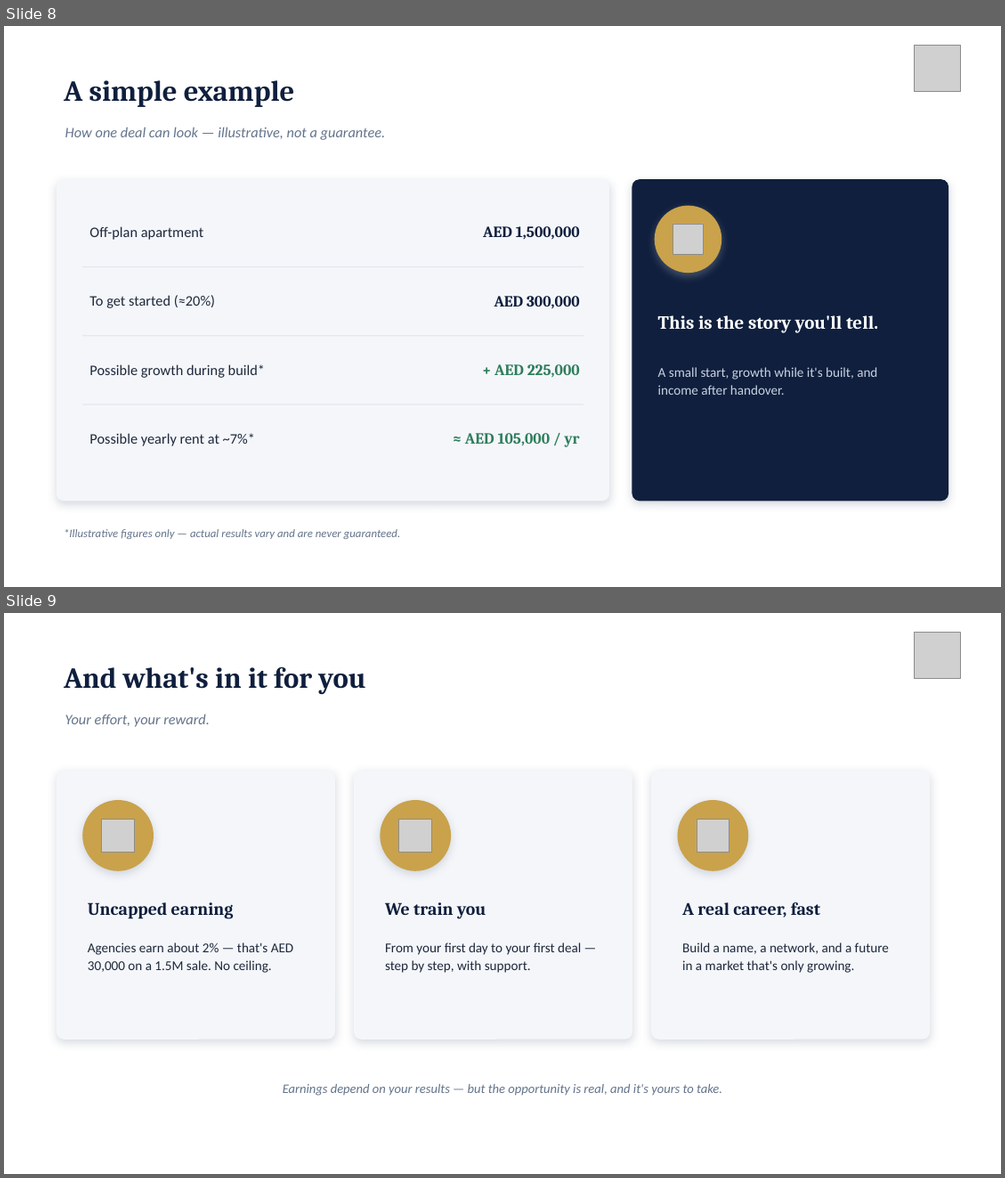
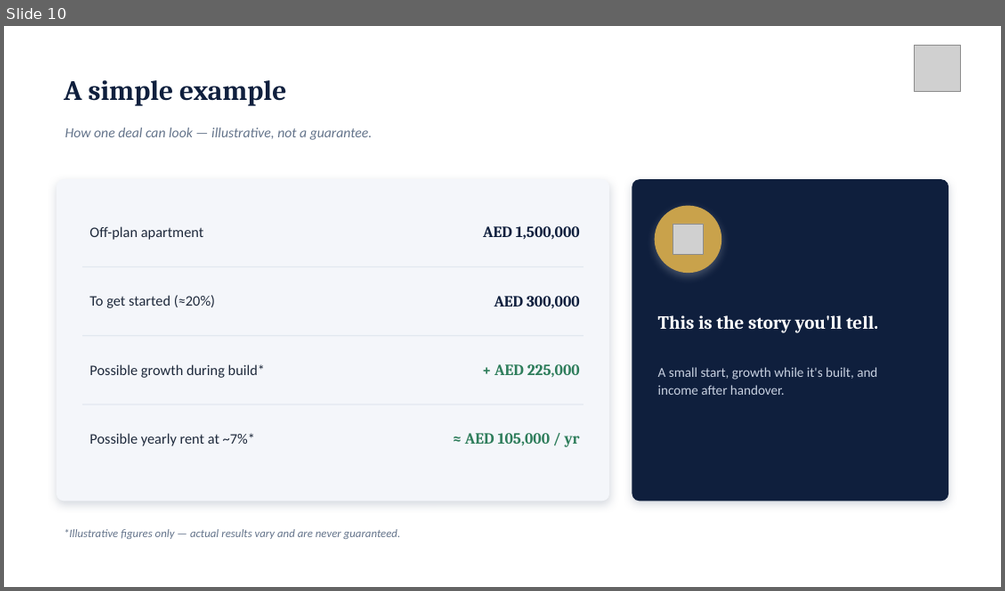
Before and after one commit to MWareth/openai-startup-name-generator, a slide deck: bridges-allies/BridgesAllies_OffPlan_Training_Day1.pptx. Shown one above the other, each under a label of ours: slides 8 and 9 before the commit, slide 10 after it. The pictures are 1005x1178 and 1005x591 pixels, drawn with LibreOffice and Linux fonts; fonts in the diff are those of the drawing; grey boxes stand for pictures. Boxes give left, top, right and bottom in pixels: in the first picture for what was removed or moved away, otherwise in the second. Text is boxed around its words. In the diff, an @@ line names an element or a change of style, - is before the commit and + after.

```diff
--- a/bridges-allies/BridgesAllies_OffPlan_Training_Day1.pptx
+++ b/bridges-allies/BridgesAllies_OffPlan_Training_Day1.pptx
@@ slide 9 removed at <box>4,613,1001,1174</box>, background #FFFFFF @@
@@ picture removed at <box>914,633,961,679</box> @@
@@ text removed at <box>64,667,365,694</box> @@
-And what's in it for you
@@ text removed at <box>65,714,210,727</box> @@
-Your effort, your reward.
@@ rounded rectangle removed at <box>57,770,335,1039</box> @@
@@ rounded rectangle removed at <box>354,770,633,1039</box> @@
@@ rounded rectangle removed at <box>652,770,930,1039</box> @@
@@ ellipse removed at <box>82,800,154,871</box> @@
@@ picture removed at <box>102,819,135,852</box> @@
@@ ellipse removed at <box>380,800,451,871</box> @@
@@ picture removed at <box>399,819,432,852</box> @@
@@ ellipse removed at <box>678,800,749,871</box> @@
@@ picture removed at <box>696,819,729,852</box> @@
@@ text removed at <box>88,902,234,919</box> @@
-Uncapped earning
@@ text removed at <box>385,902,485,919</box> @@
-We train you
@@ text removed at <box>682,902,820,917</box> @@
-A real career, fast
@@ text removed at <box>88,942,293,973</box> @@
-Agencies earn about 2% — that's AED 30,000 on a 1.5M sale. No ceiling.
@@ text removed at <box>385,942,581,973</box> @@
-From your first day to your first deal — step by step, with support.
@@ text removed at <box>682,942,889,973</box> @@
-Build a name, a network, and a future in a market that's only growing.
@@ text removed at <box>283,1084,722,1095</box> @@
-Earnings depend on your results — but the opportunity is real, and it's yours to take.
@@ what was slide 8 is now slide 10 @@
@@ slide 10 changed as well @@
@@ text "A simple example" at <box>64,80,286,106</box>: size 28 to 27 pt @@
@@ text "How one deal can look ..." at <box>65,127,372,140</box>: size 14 to 13.5 pt @@
```
Also in this commit, not shown: 11 other slides changed, 11 slides added, 1 other file.
